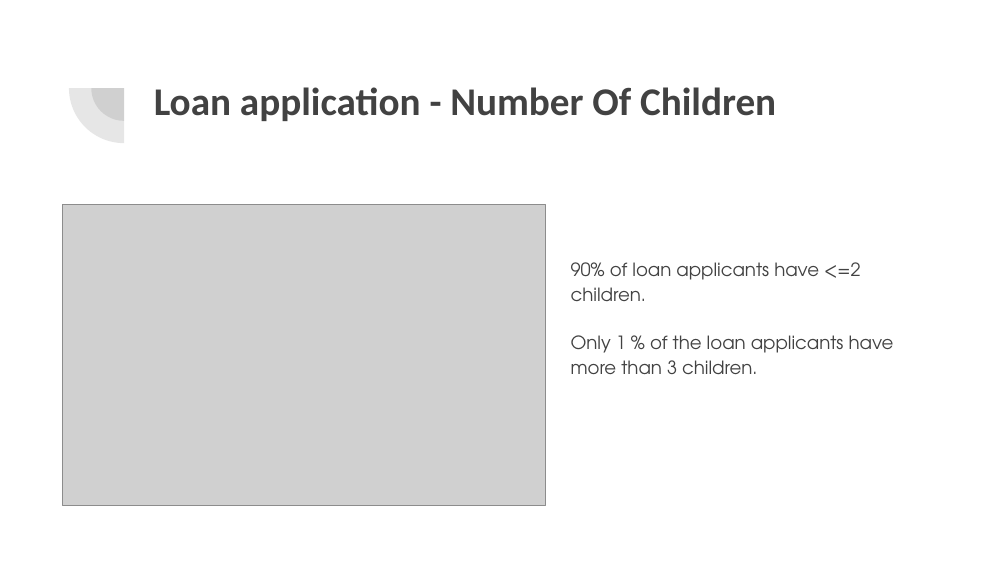
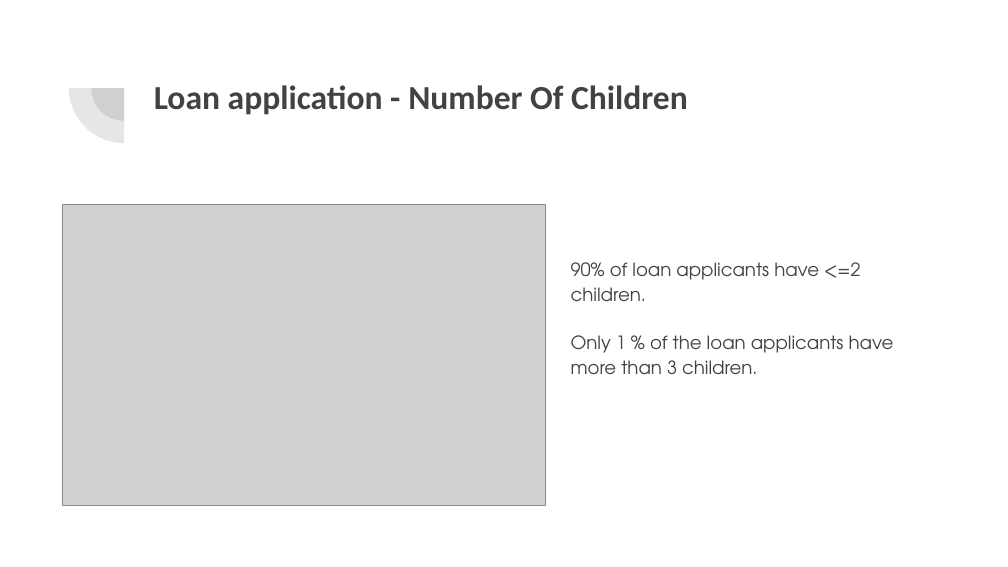
Before and after one commit to acamit/DataScience, a slide deck: slide 3 of Exploratory Data Analysis/Case Study/EDA Case Study -Bank Loan.pptx. Drawn at 1008x567 pixels with LibreOffice and Linux fonts; fonts in the diff are those of the drawing; grey boxes stand for pictures. Boxes give left, top, right and bottom in pixels: in the first picture for what was removed or moved away, otherwise in the second. Text is boxed around its words. In the diff, an @@ line names an element or a change of style, - is before the commit and + after.

```diff
--- a/Exploratory Data Analysis/Case Study/EDA Case Study -Bank Loan.pptx
+++ b/Exploratory Data Analysis/Case Study/EDA Case Study -Bank Loan.pptx
@@ title "Loan application - Number Of ..." at bbox=[154, 85, 688, 115]: size 28 to 24 pt @@
```
Also in this commit, not shown: 12 other slides changed, 2 slides added, 1 other file.
